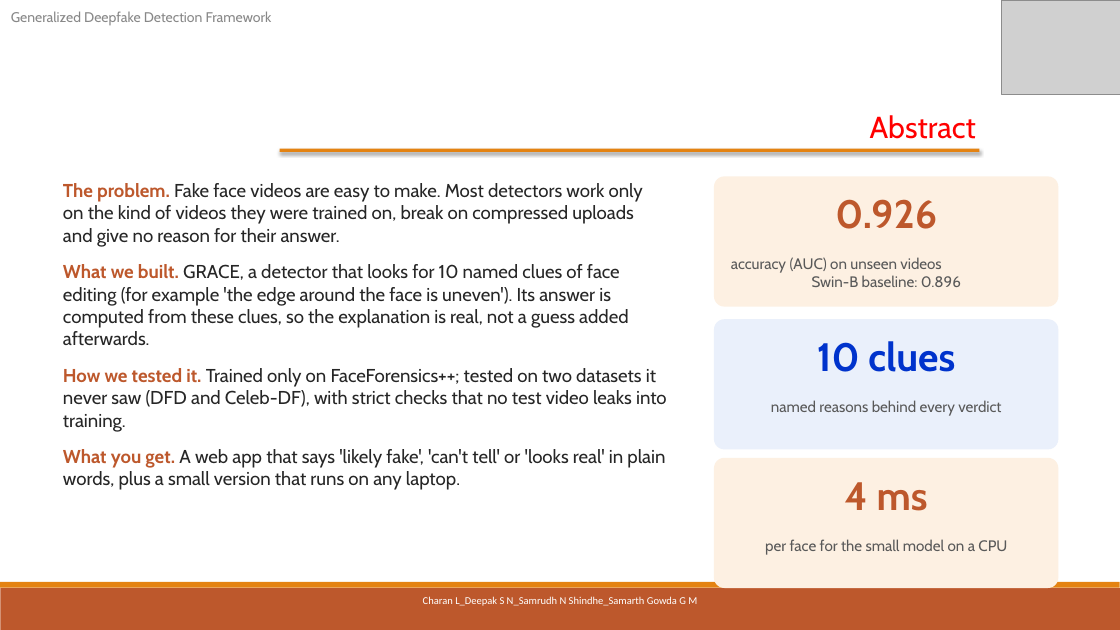
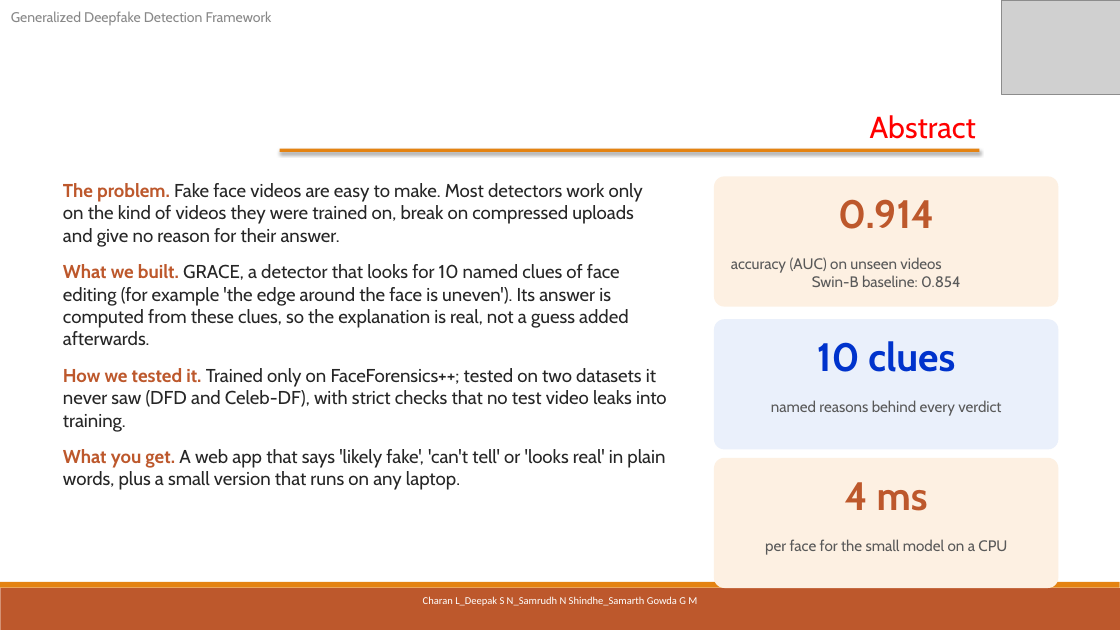
Before and after one commit to pes1ug23cs178/CAPSTONE_PW_26_RJ_02, a slide deck: slide 3 of ESA Report/output/PW26_RJ_02_Review3.pptx. Drawn at 1120x630 pixels with LibreOffice and Linux fonts; fonts in the diff are those of the drawing; grey boxes stand for pictures. Boxes give left, top, right and bottom in pixels: in the first picture for what was removed or moved away, otherwise in the second. Text is boxed around its words. In the diff, an @@ line names an element or a change of style, - is before the commit and + after.

```diff
--- a/ESA Report/output/PW26_RJ_02_Review3.pptx
+++ b/ESA Report/output/PW26_RJ_02_Review3.pptx
@@ text at box(838, 199, 934, 229): text changed @@
-0.926
+0.914
@@ text at box(731, 257, 960, 287): text changed @@
-accuracy (AUC) on unseen videos
-Swin-B baseline: 0.896
+accuracy (AUC) on unseen videos
+Swin-B baseline: 0.854
```
Also in this commit, not shown: 10 other slides changed, 8 other files.
